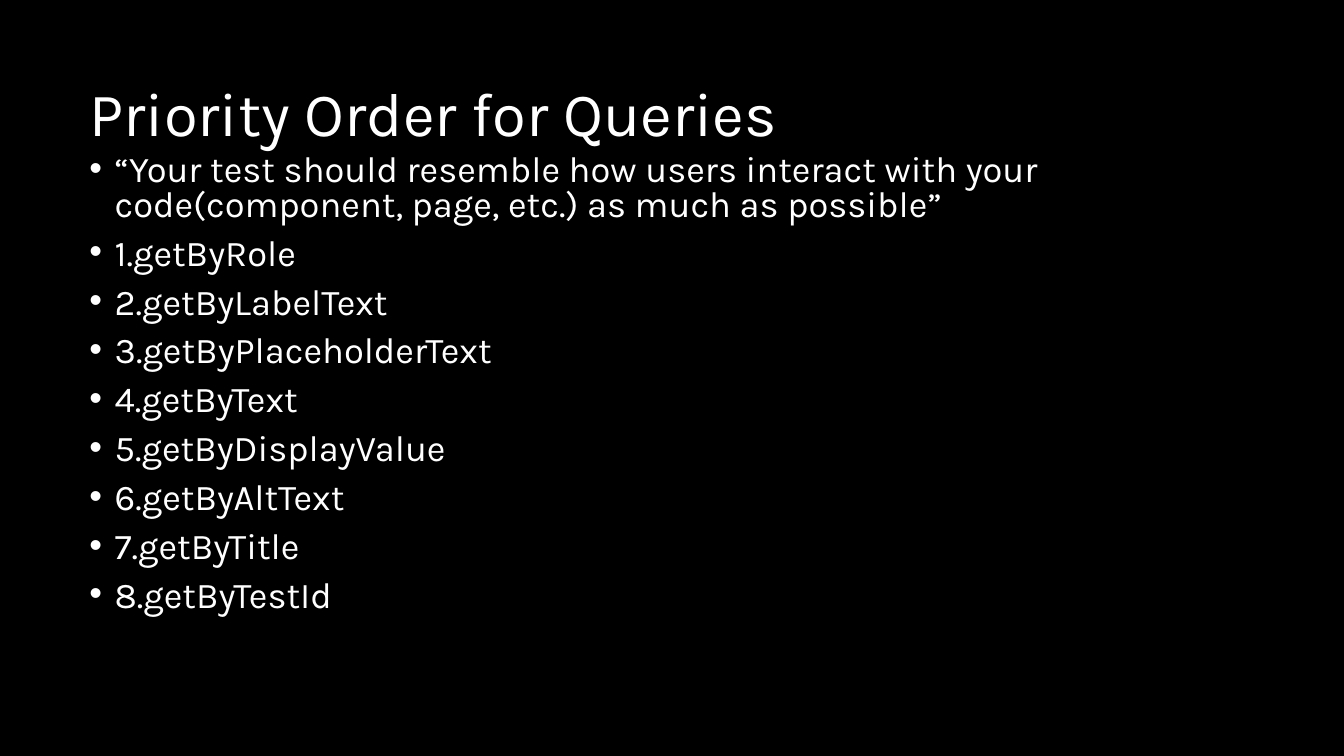
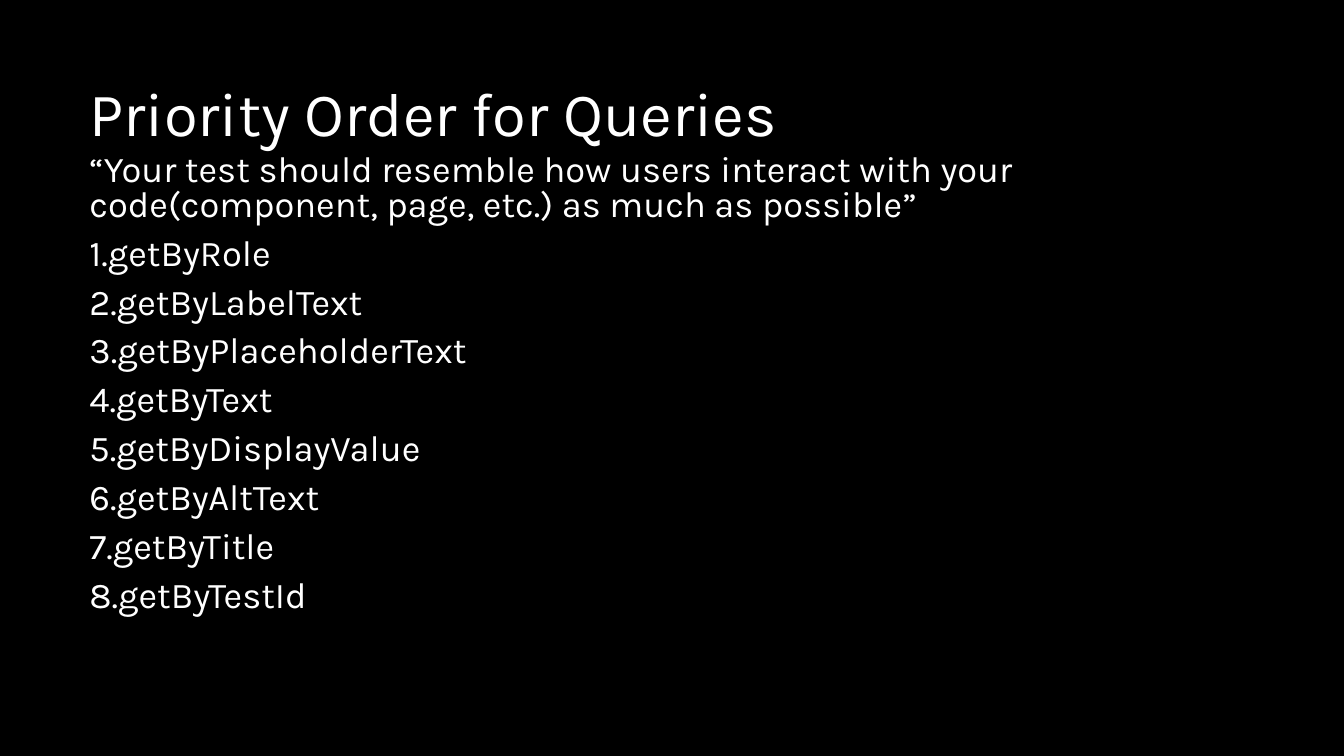
Before and after one commit to natiquekeyin/fall2025, a slide deck: slide 39 of JavaScript/Week13/Week13.pptx. Drawn at 1344x756 pixels with LibreOffice and Linux fonts; fonts in the diff are those of the drawing. Boxes give left, top, right and bottom in pixels: in the first picture for what was removed or moved away, otherwise in the second. Text is boxed around its words. In the diff, an @@ line names an element or a change of style, - is before the commit and + after.

```diff
--- a/JavaScript/Week13/Week13.pptx
+++ b/JavaScript/Week13/Week13.pptx
@@ text "“Your test should resemble how ..." at (x1=89, y1=149, x2=1013, y2=617): bullet • to none @@
```
Also in this commit, not shown: 5 other files.
